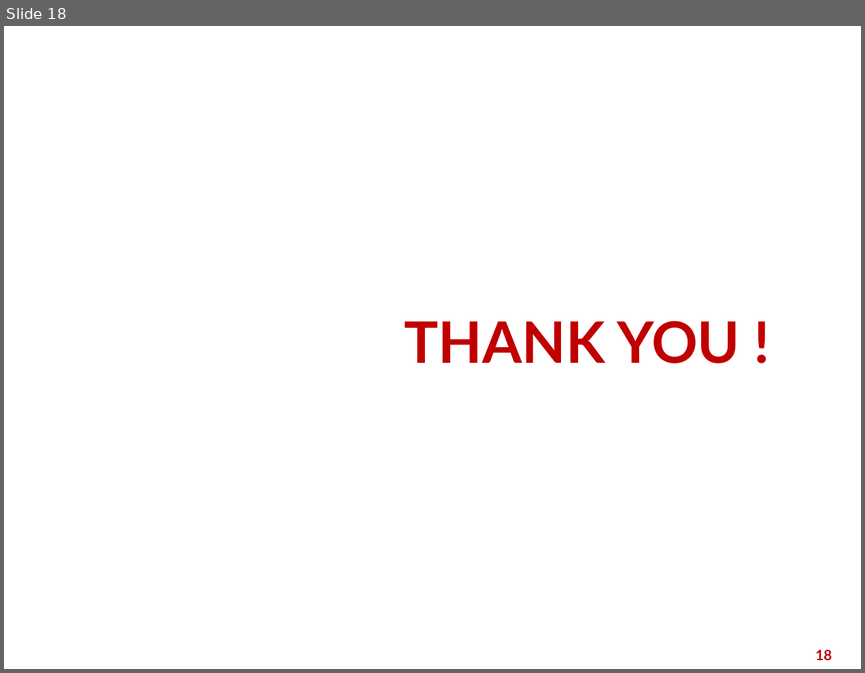
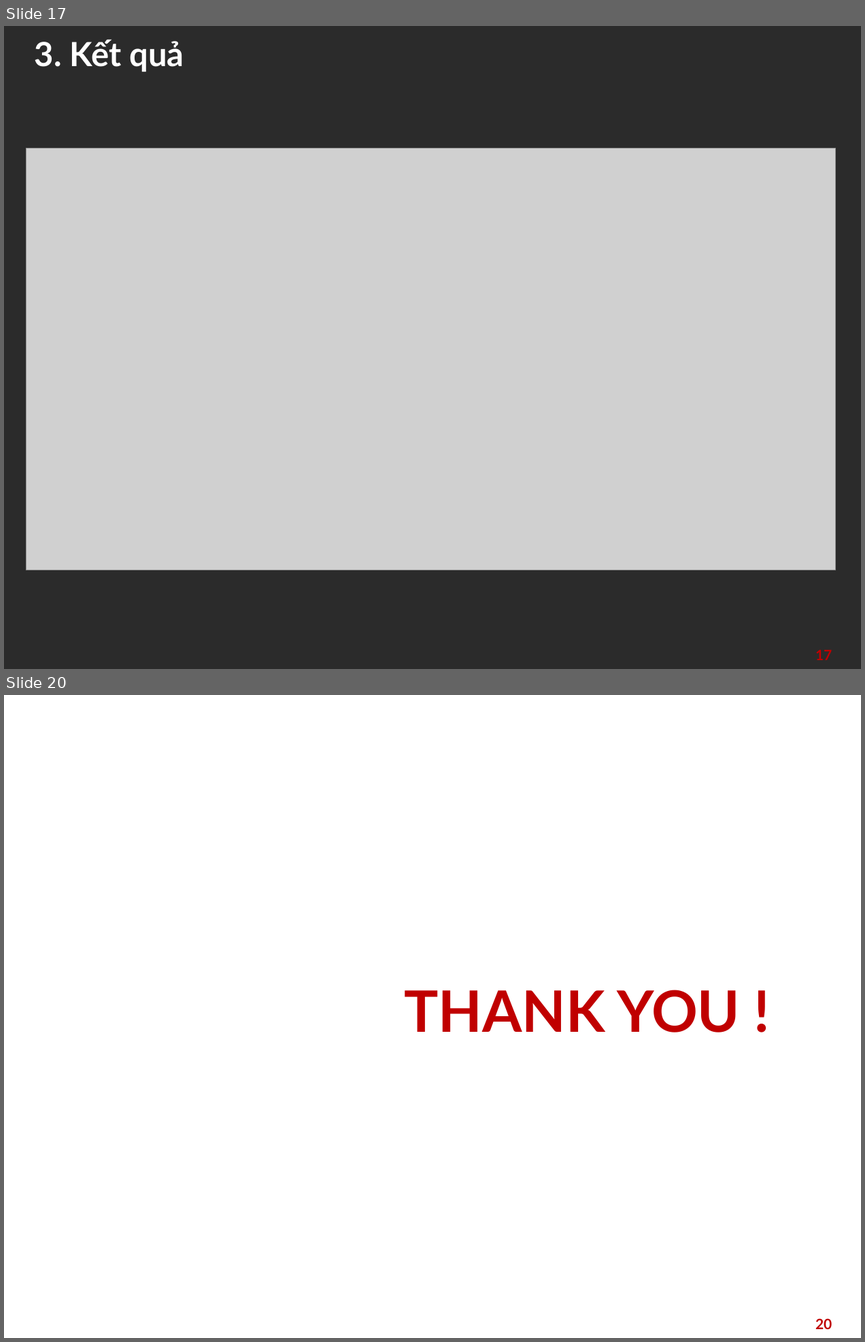
Before and after one commit to KinhLupNe/Path-tracing-Render-CUDA, a slide deck: slide/Tuần 5.pptx. Shown one above the other, each under a label of ours: slide 18 before the commit, slides 17 and 20 after it; the slides between them are not shown. The pictures are 865x673 and 865x1342 pixels, drawn with LibreOffice and Linux fonts; fonts in the diff are those of the drawing; grey boxes stand for pictures; background and template pictures are left out; a plain dark background stands for a picture behind light text. Boxes give left, top, right and bottom in pixels: in the first picture for what was removed or moved away, otherwise in the second. Text is boxed around its words. In the diff, an @@ line names an element or a change of style, - is before the commit and + after.

```diff
--- a/slide/Tuần 5.pptx
+++ b/slide/Tuần 5.pptx
@@ slide 17 added at <box>4,26,861,669</box>, background picture (left out) @@
@@ title added at <box>35,40,184,72</box>, 28 pt, text #FFFFFF, bold @@
+3. Kết quả
@@ picture added at <box>26,148,835,569</box> @@
@@ page number added at <box>815,650,832,660</box>, 12 pt, text #C00000, bold @@
+17
@@ what was slide 18 is now slide 20 @@
@@ page number at <box>815,1318,832,1329</box>: text changed @@
-18
+20
```
Also in this commit, not shown: 8 slides changed, 1 other slide added, 25 other files.
